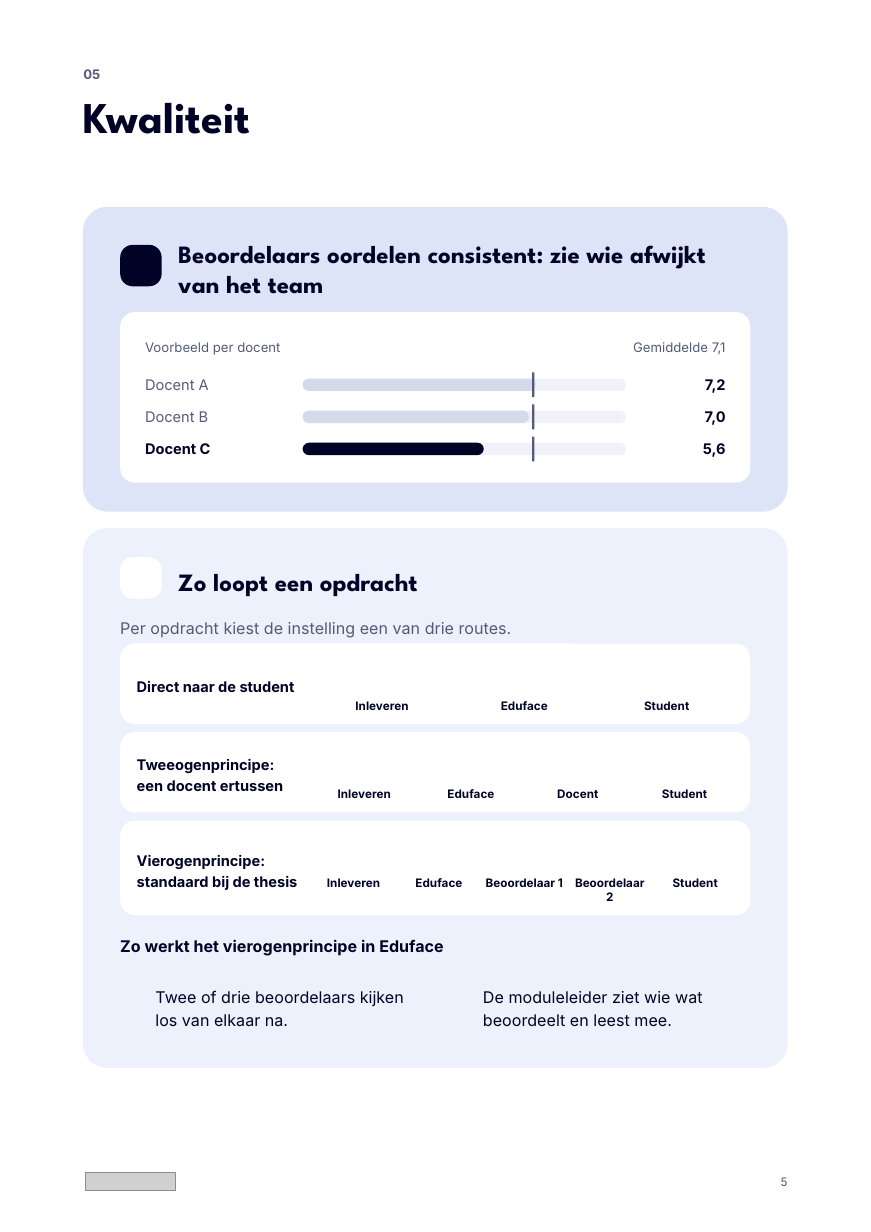
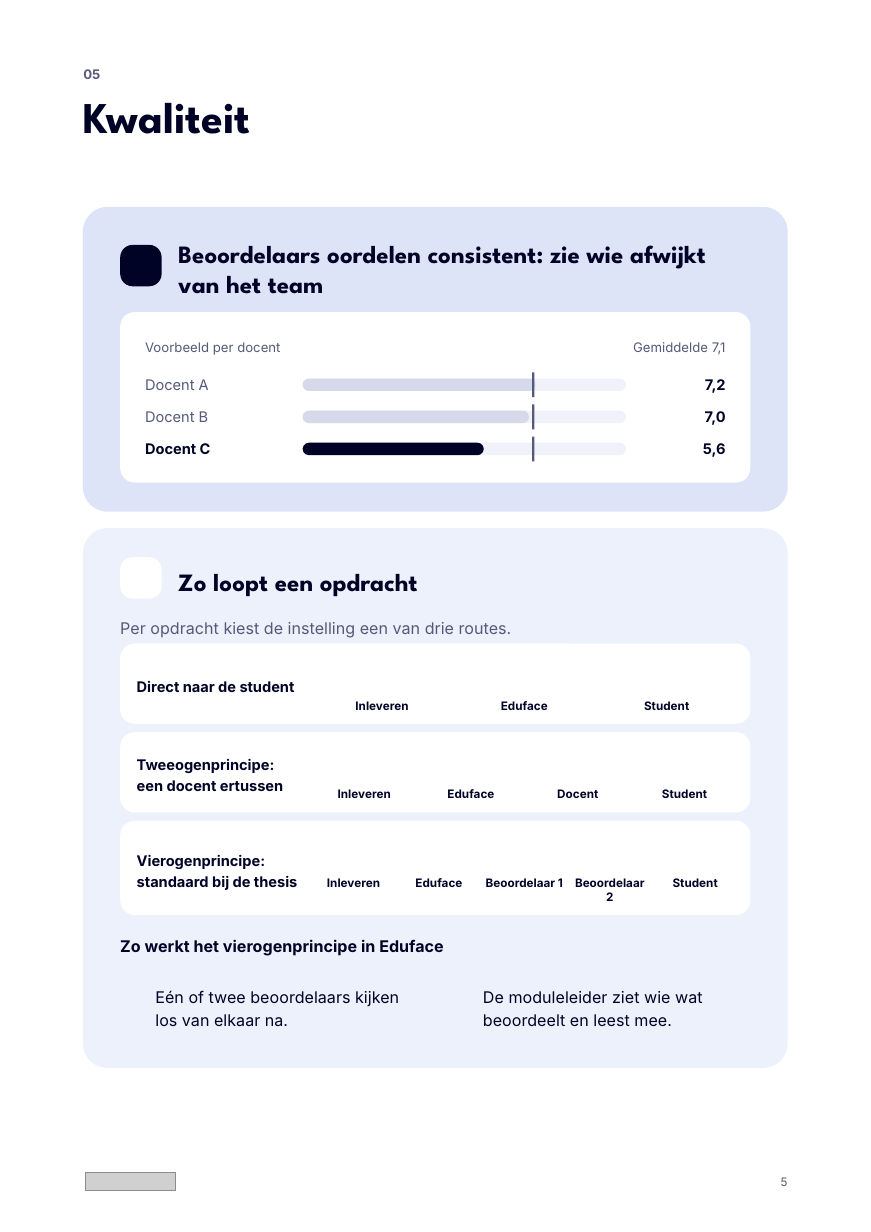
Before and after one commit to Dante-Eduface/Claude, a slide deck: slide 5 of Design/Concepts/academica-voorstel/academica-businesscase-definitief-bewerkbaar.pptx. Drawn at 871x1232 pixels with LibreOffice and Linux fonts; fonts in the diff are those of the drawing; grey boxes stand for pictures; background and template pictures are left out. Boxes give left, top, right and bottom in pixels: in the first picture for what was removed or moved away, otherwise in the second. Text is boxed around its words. In the diff, an @@ line names an element or a change of style, - is before the commit and + after.

```diff
--- a/Design/Concepts/academica-voorstel/academica-businesscase-definitief-bewerkbaar.pptx
+++ b/Design/Concepts/academica-voorstel/academica-businesscase-definitief-bewerkbaar.pptx
@@ text at <box>155,990,399,1026</box>: text changed @@
-Twee of drie beoordelaars kijken los van elkaar na.
+Eén of twee beoordelaars kijken los van elkaar na.
```
Also in this commit, not shown: 3 other slides changed, 25 other files.
